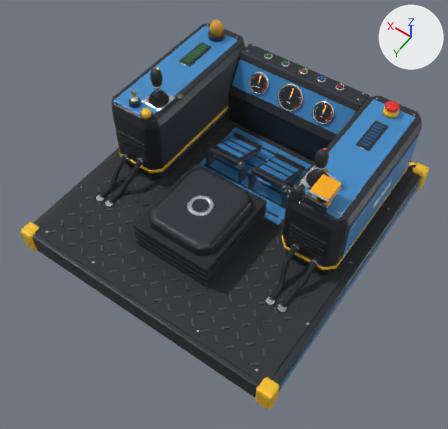
One commit to the glTF model AIQUIZ-Godot/assets/hazards/saw_operator/godot_console_v3.glb: the scene before it, then after it.
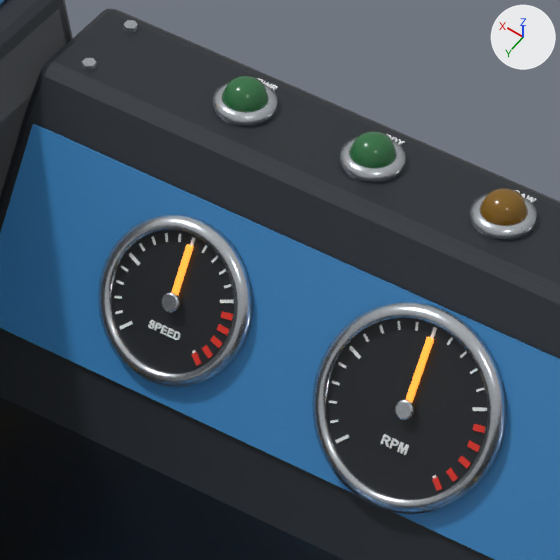
Each version is shown whole from a 50 mm camera at (-1.292, 1.897, 3.757) aimed at (-0.079, 0.199, 1.088), then close up on the part from 53% to 69% of the width and 10% to 28% of the height. The axes (+X, +Y, +Z) are drawn at upper right. The lights are the same throughout. The first two pictures are the older version. Where no turn or scale is listed for an object, it has been applied to the vertices.

Names of what the first close-up shows: 'ConsoleV3_V3_PanelBlue', 'ConsoleV3_V3_ShellGraphite', 'OP_Gauge_RPM_V3_GaugeFace', 'OP_Gauge_RPM_V3_Steel', 'OP_Gauge_Speed_V3_GaugeFace', 'OP_Gauge_Speed_V3_Steel', 'OP_Lamp_Power_V3_LampGreen', 'OP_Lamp_Power_V3_Steel', 'OP_Lamp_Ready_V3_LampGreen', 'OP_Lamp_Ready_V3_Steel', 'OP_Lamp_Saw_V3_LampAmber', 'OP_Lamp_Saw_V3_Steel' and 10 more.
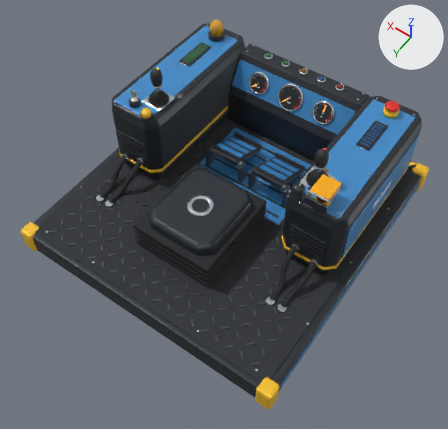
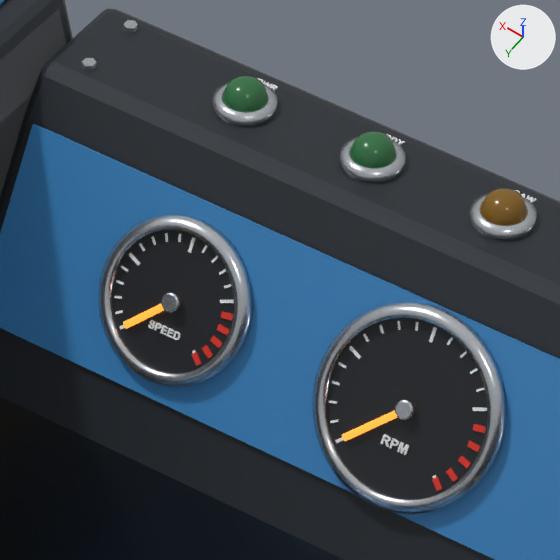
ob_op_needle_rpm is not drawn itself; it is the parent of ob_op_needle_rpm_v3_needle, ob_op_needle_rpm_v3_steel.
ob_op_needle_speed is not drawn itself; it is the parent of ob_op_needle_speed_v3_needle, ob_op_needle_speed_v3_steel.

Edits to the bpy script that builds the scene:
```text
Change ob_op_needle_rpm:
    ob_op_needle_rpm.rotation_euler: (0.0, 0.0, 0.0) -> (0.0, 0.0, 2.356)  # degrees (0, 0, 0) -> degrees (0, 0, 135)
Change ob_op_needle_speed:
    ob_op_needle_speed.rotation_euler: (0.0, 0.0, 0.0) -> (0.0, 0.0, 2.356)  # degrees (0, 0, 0) -> degrees (0, 0, 135)
```

Location of each change, [x1, y1, x2, y2] in pixels of the close-ups (560 x 560 px):
'OP_Needle_RPM_V3_Needle', turned: before [406, 337, 434, 402]; after [342, 410, 398, 441]
'OP_Needle_Speed_V3_Needle', turned: before [172, 244, 194, 295]; after [123, 304, 164, 329]
'OP_Needle_RPM_V3_Steel', turned: [395, 399, 415, 420] in both
'OP_Needle_Speed_V3_Steel', turned: [161, 292, 180, 313] in both
